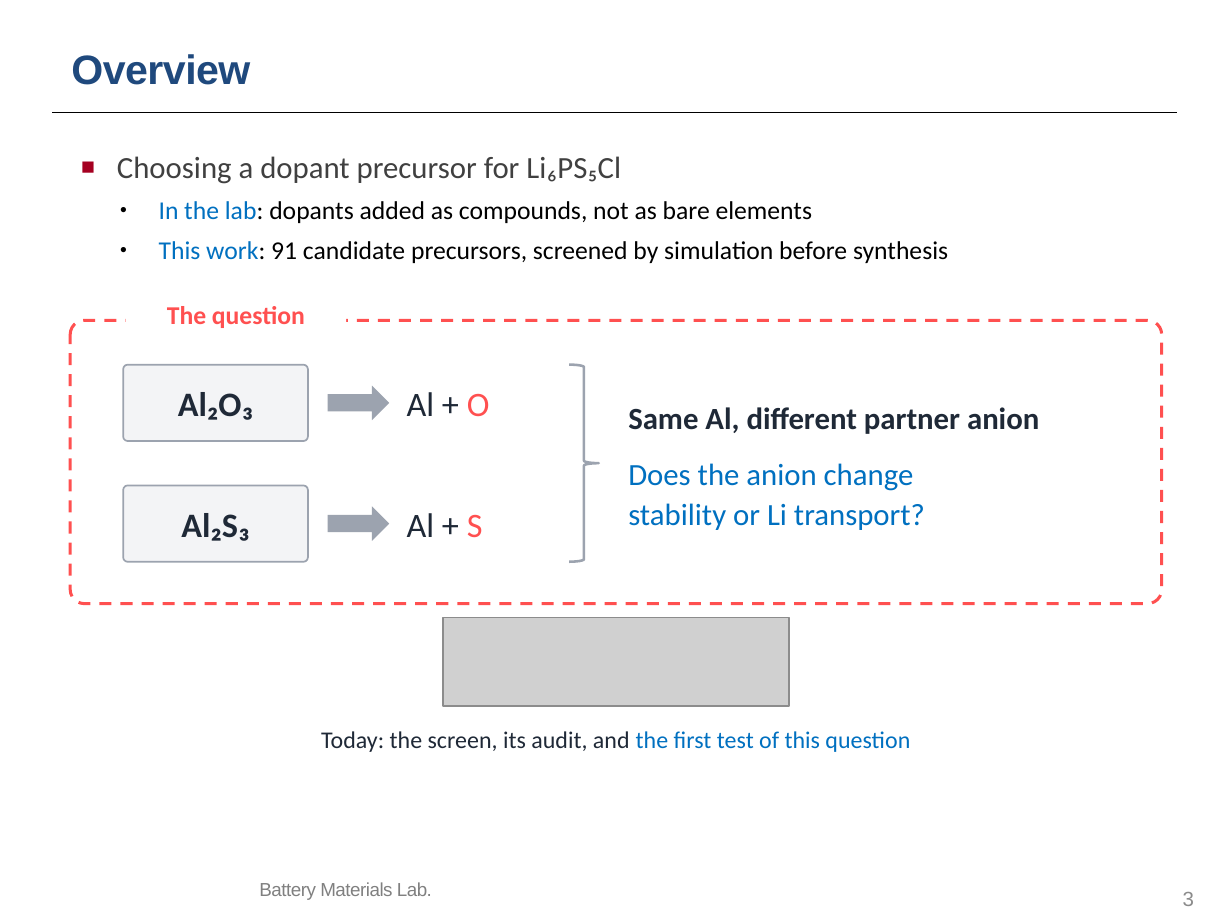
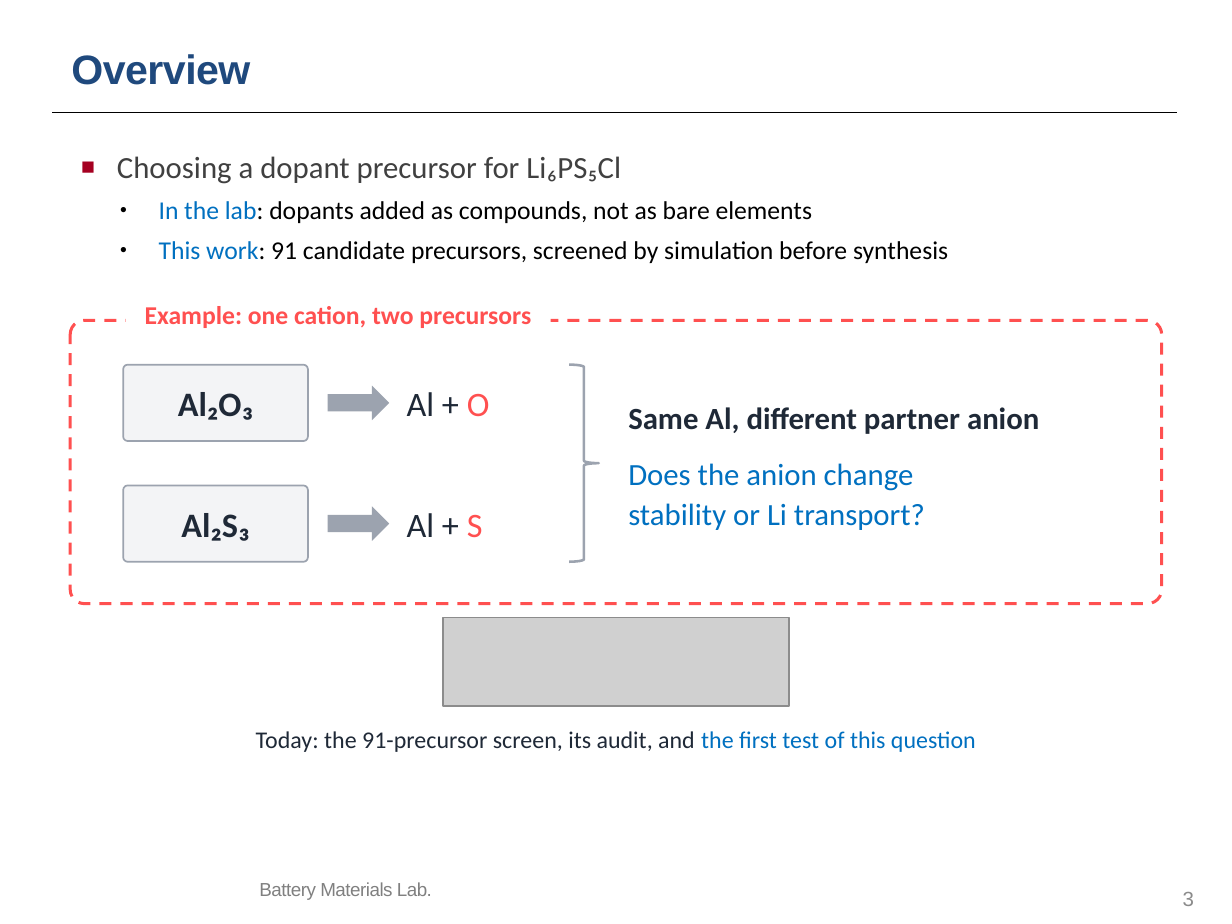
Before and after one commit to yonghoon7153-source/Yonghoon-DEM-DFT, a slide deck: slide 3 of kb/seminars/Research_Seminar_2026_10_13_cascade_progress_lean.pptx. Drawn at 1232x924 pixels with LibreOffice and Linux fonts; fonts in the diff are those of the drawing; grey boxes stand for pictures; background and template pictures are left out. Boxes give left, top, right and bottom in pixels: in the first picture for what was removed or moved away, otherwise in the second. Text is boxed around its words. In the diff, an @@ line names an element or a change of style, - is before the commit and + after.

```diff
--- a/kb/seminars/Research_Seminar_2026_10_13_cascade_progress_lean.pptx
+++ b/kb/seminars/Research_Seminar_2026_10_13_cascade_progress_lean.pptx
@@ text at (145, 306, 531, 328): text changed @@
-The question
+Example: one cation, two precursors
@@ text at (256, 731, 976, 752): text changed @@
-Today: the screen, its audit, and the first test of this question
+Today: the 91-precursor screen, its audit, and the first test of this question
```
Also in this commit, not shown: 6 other files.
